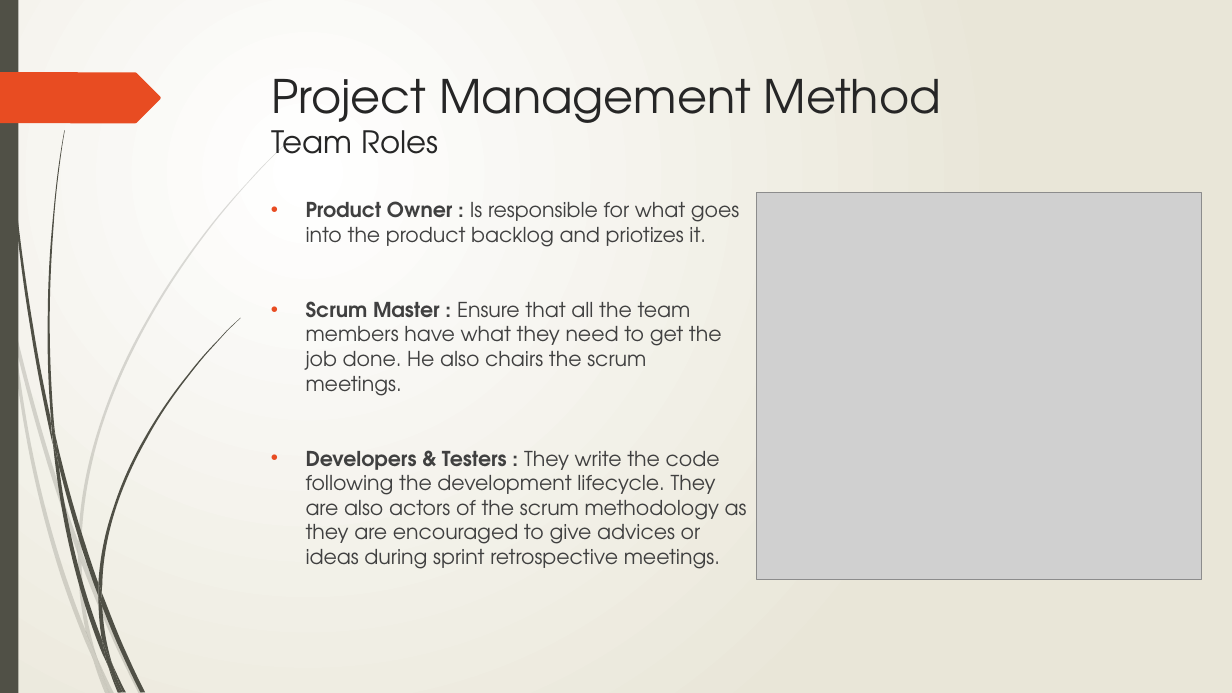
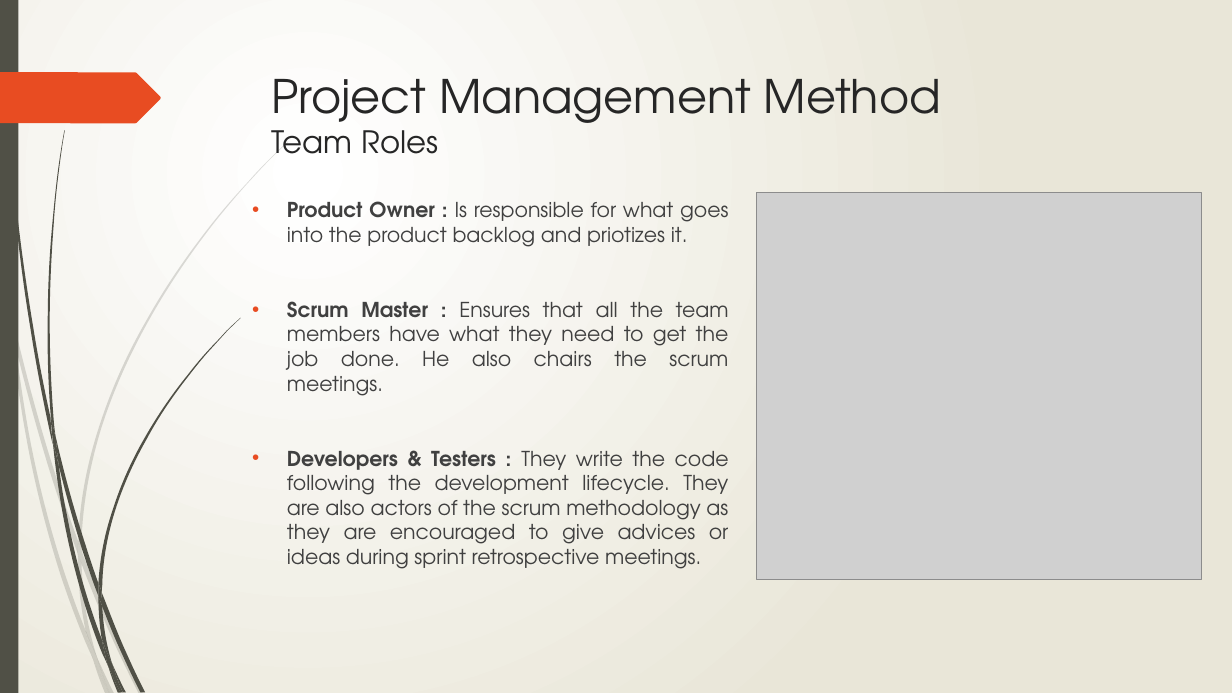
Before and after one commit to Toulouse-Exia-A4/AtlantisToulouseUML, a slide deck: slide 6 of ProjectManagement/Project Management.pptx. Drawn at 1232x693 pixels with LibreOffice and Linux fonts; fonts in the diff are those of the drawing; grey boxes stand for pictures. Boxes give left, top, right and bottom in pixels: in the first picture for what was removed or moved away, otherwise in the second. Text is boxed around its words. In the diff, an @@ line names an element or a change of style, - is before the commit and + after.

```diff
--- a/ProjectManagement/Project Management.pptx
+++ b/ProjectManagement/Project Management.pptx
@@ text "Product Owner : Is responsible ...": place and size @@
-text "Product Owner : Is responsible ..." at box(306, 201, 747, 569)
+text "Product Owner : Is responsible ..." at box(287, 201, 729, 569)
@@ text at box(287, 201, 729, 569): alignment left to justified @@
@@ text at box(287, 301, 729, 396): text changed @@
-• Scrum Master : Ensure that all the team members have what they need to get the job done. He also chairs the scrum meetings.
+• Scrum Master : Ensures that all the team members have what they need to get the job done. He also chairs the scrum meetings.
```
Also in this commit, not shown: 6 other slides changed.
